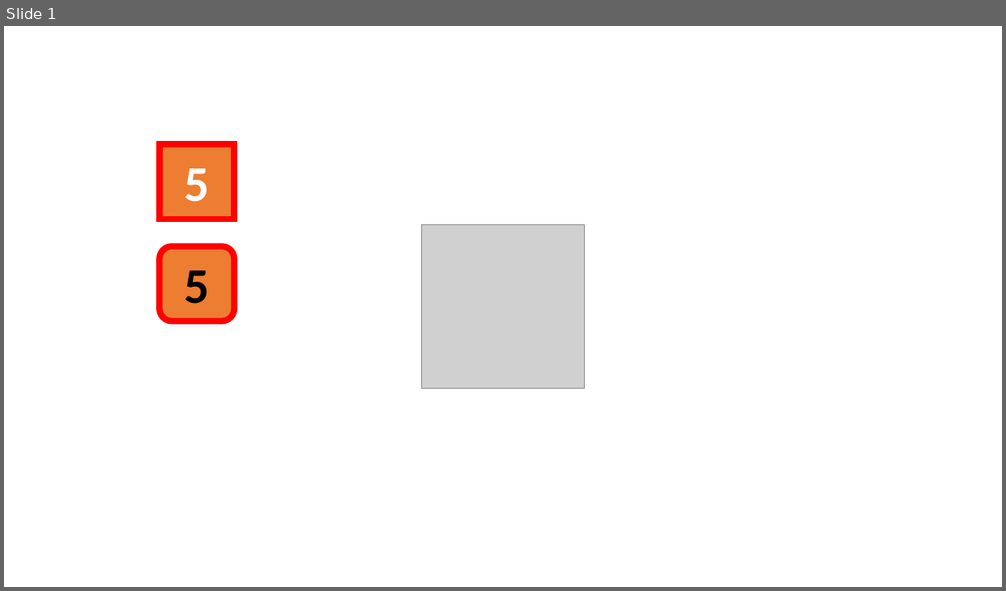
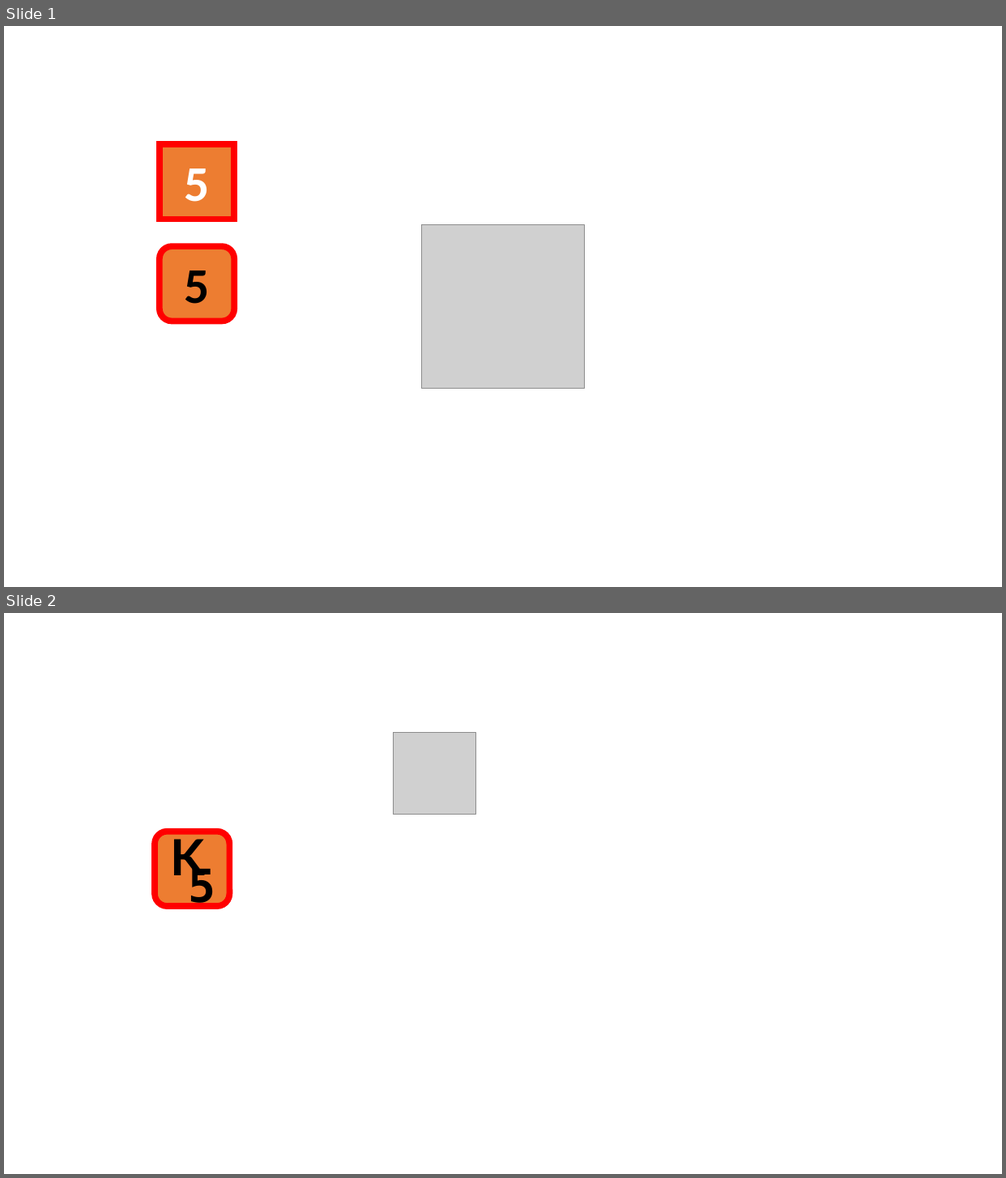
Before and after one commit to kwgao5/kwgao5.github.io, a slide deck: logo2.pptx. Shown one above the other, each under a label of ours: slide 1 before the commit, slides 1 and 2 after it. The pictures are 1006x591 and 1006x1178 pixels, drawn with LibreOffice and Linux fonts; fonts in the diff are those of the drawing; grey boxes stand for pictures. Boxes give left, top, right and bottom in pixels: in the first picture for what was removed or moved away, otherwise in the second. Text is boxed around its words. In the diff, an @@ line names an element or a change of style, - is before the commit and + after.

```diff
--- a/logo2.pptx
+++ b/logo2.pptx
@@ slide 2 added at <box>4,613,1002,1174</box>, background #FFFFFF @@
@@ picture added at <box>394,733,475,815</box> @@
@@ rounded rectangle added at <box>155,832,229,906</box>, fill #ED7D31, outline #FF0000 6 pt @@
@@ text added at <box>170,833,204,885</box>, 48 pt, text #000000, bold @@
+K
@@ text added at <box>189,866,216,913</box>, 44 pt, text #000000, bold @@
+5
```
